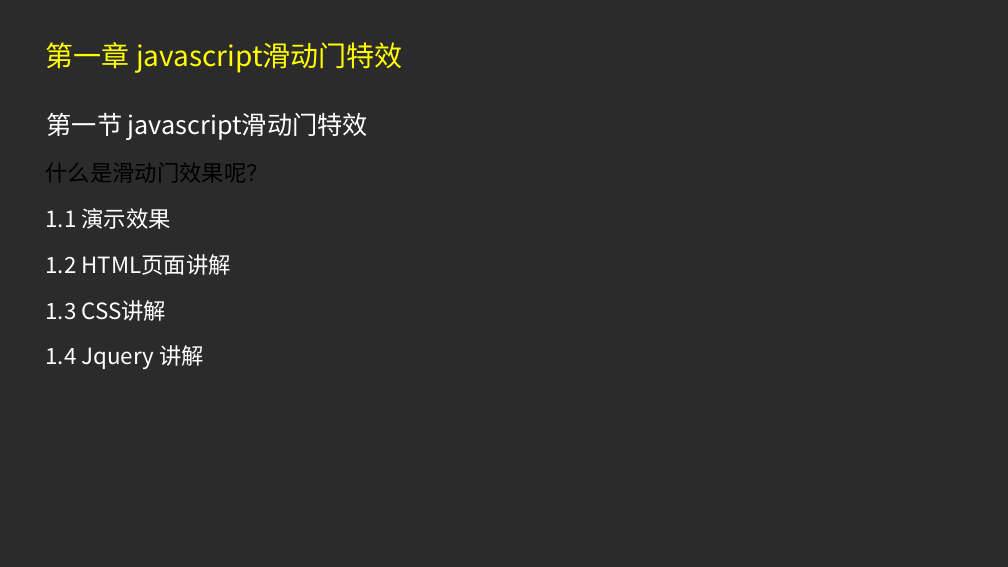
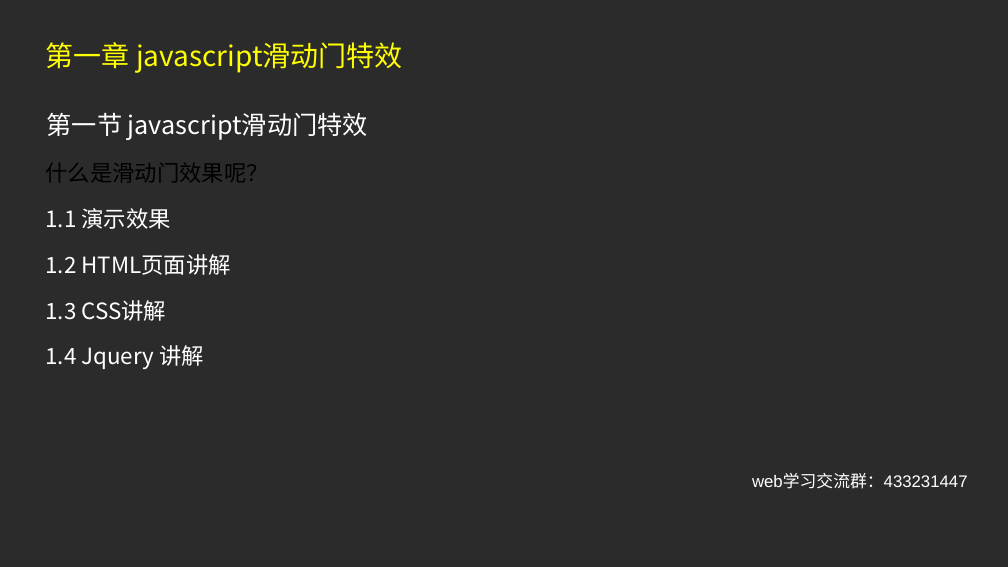
Before and after one commit to XiaoMuCOOL/HTML5, a slide deck: slide 2 of javascript滑动门特效/javascript滑动门特效.ppt. Drawn at 1008x567 pixels with LibreOffice and Linux fonts; fonts in the diff are those of the drawing; background and template pictures are left out; a plain dark background stands for a picture behind light text. Boxes give left, top, right and bottom in pixels: in the first picture for what was removed or moved away, otherwise in the second. Text is boxed around its words. In the diff, an @@ line names an element or a change of style, - is before the commit and + after.

```diff
--- a/javascript滑动门特效/javascript滑动门特效.ppt
+++ b/javascript滑动门特效/javascript滑动门特效.ppt
@@ text added at <box>752,474,968,489</box>, 12 pt, text #FFFFFF @@
+web学习交流群：433231447
```
Also in this commit, not shown: 4 other slides changed, 4 other files.
